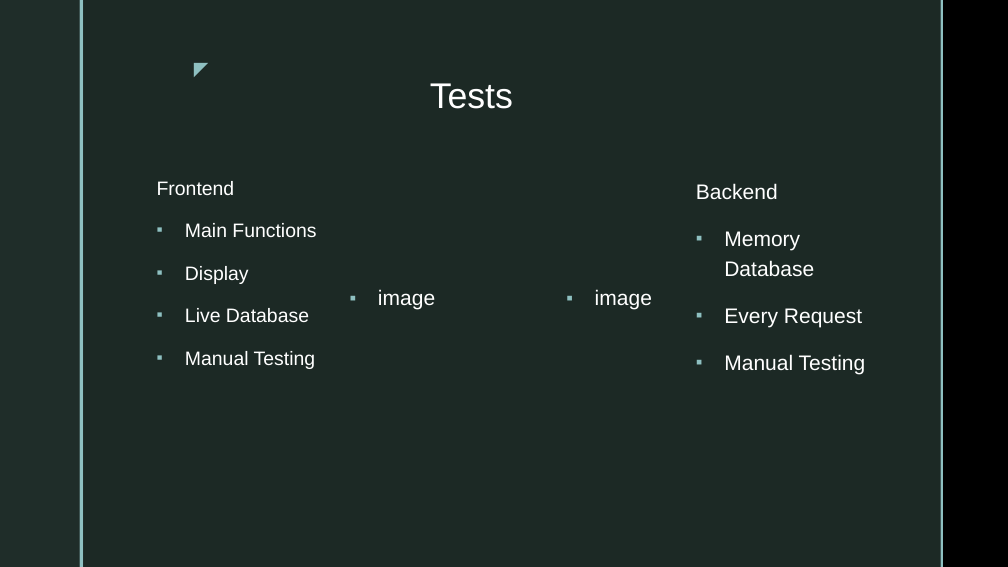
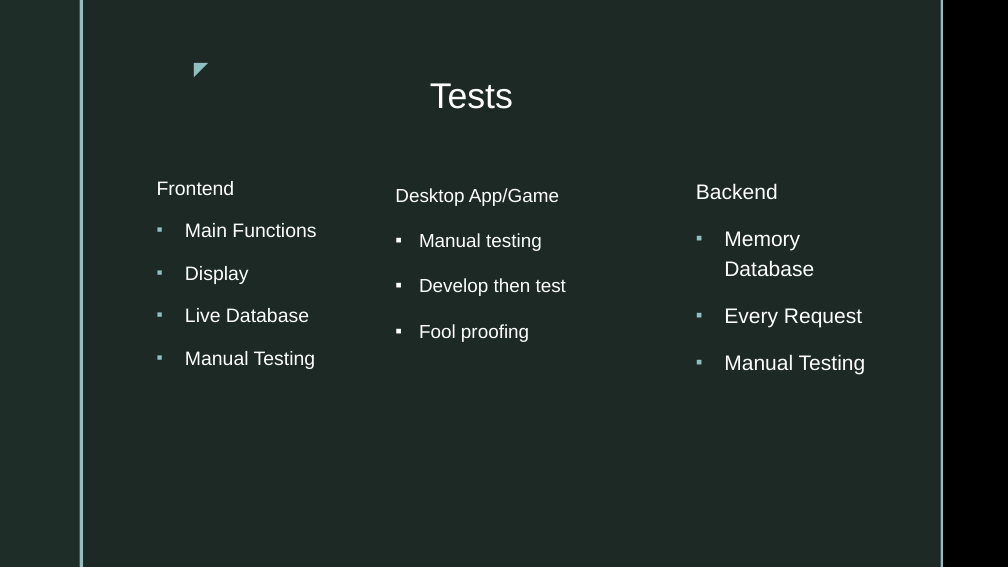
Before and after one commit to SabPat702/sabjanpatrik, a slide deck: slide 13 of mestermunka/orai/Dokumentacio/mestermunka_ppt.pptx. Drawn at 1008x567 pixels with LibreOffice and Linux fonts; fonts in the diff are those of the drawing; background and template pictures are left out. Boxes give left, top, right and bottom in pixels: in the first picture for what was removed or moved away, otherwise in the second. Text is boxed around its words. In the diff, an @@ line names an element or a change of style, - is before the commit and + after.

Commit message:
Game documentation 1/2

```diff
--- a/mestermunka/orai/Dokumentacio/mestermunka_ppt.pptx
+++ b/mestermunka/orai/Dokumentacio/mestermunka_ppt.pptx
@@ text added at (395, 188, 566, 342), 18 pt, text #FFFFFF @@
+Desktop App/Game
+▪ Manual testing
+▪ Develop then test
+▪ Fool proofing
@@ text removed at (378, 289, 435, 310) @@
-▪ image
@@ text removed at (595, 289, 652, 310) @@
-▪ image
```
Also in this commit, not shown: 1 other slide changed, 1 other file.
